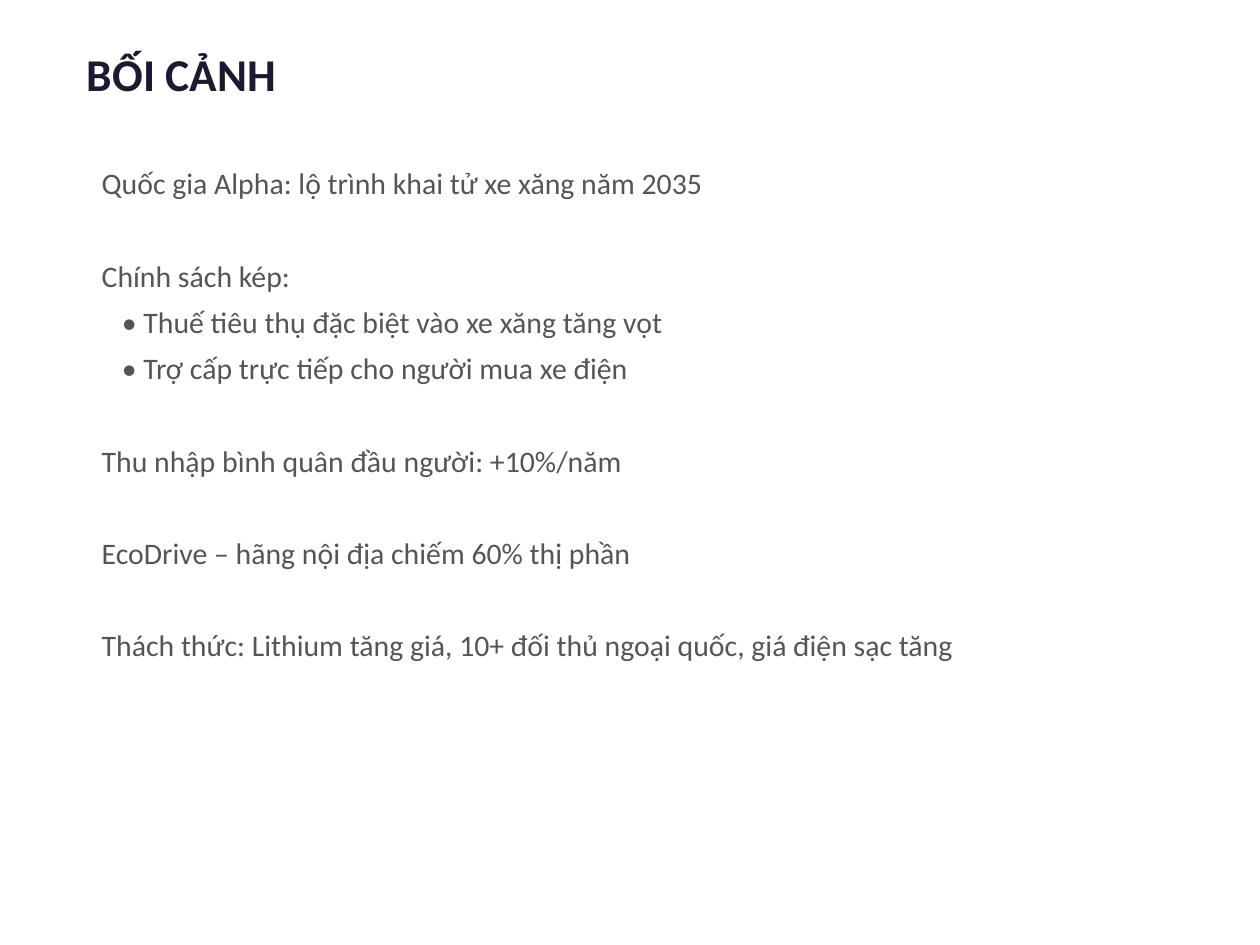
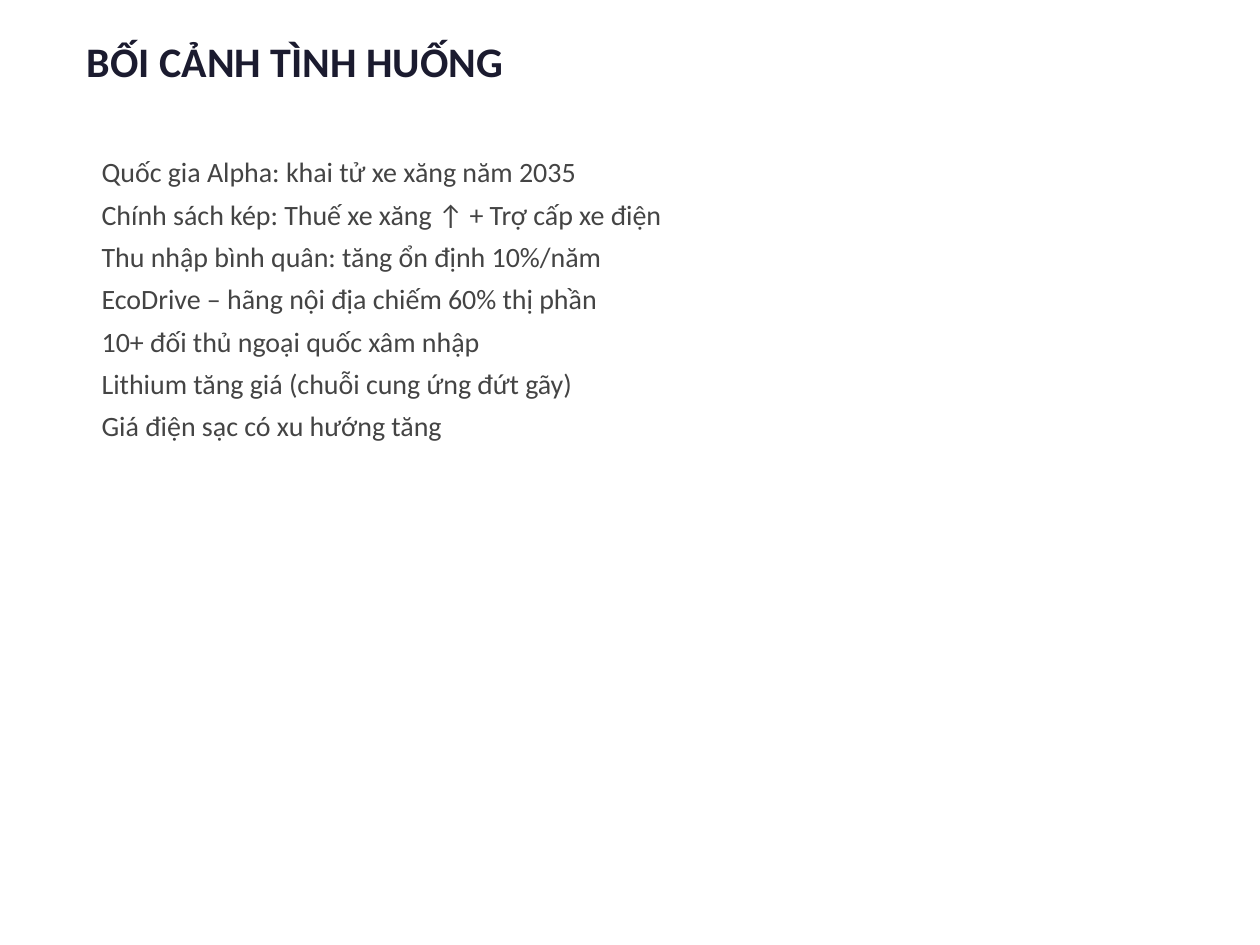
Before and after one commit to nhandanhhuynh/MBA-Knowledge-Vault, a slide deck: slide 2 of 01_Courses/01_Active/00_BSKT/00_Kinh Te Vi Mo/07_AI-Workspace/Outputs/Xe-dien-Alpha-Trinh-bay.pptx. Drawn at 1260x945 pixels with LibreOffice and Linux fonts; fonts in the diff are those of the drawing. Boxes give left, top, right and bottom in pixels: in the first picture for what was removed or moved away, otherwise in the second. Text is boxed around its words. In the diff, an @@ line names an element or a change of style, - is before the commit and + after.

```diff
--- a/01_Courses/01_Active/00_BSKT/00_Kinh Te Vi Mo/07_AI-Workspace/Outputs/Xe-dien-Alpha-Trinh-bay.pptx
+++ b/01_Courses/01_Active/00_BSKT/00_Kinh Te Vi Mo/07_AI-Workspace/Outputs/Xe-dien-Alpha-Trinh-bay.pptx
@@ text at [87,43,503,78]: text changed; size 26 to 24 pt @@
-BỐI CẢNH
+BỐI CẢNH TÌNH HUỐNG
@@ text "Quốc gia Alpha: khai tử ...": place and size @@
-text "Quốc gia Alpha: khai tử ..." at [102,171,953,661]
+text "Quốc gia Alpha: khai tử ..." at [102,161,661,441]
@@ text at [102,161,661,272]: text changed; size 17 to 16 pt; text colour #555555 to #444444 @@
-Quốc gia Alpha: lộ trình khai tử xe xăng năm 2035
-Chính sách kép:
-• Thuế tiêu thụ đặc biệt vào xe xăng tăng vọt
-• Trợ cấp trực tiếp cho người mua xe điện
-Thu nhập bình quân đầu người: +10%/năm
+Quốc gia Alpha: khai tử xe xăng năm 2035
+Chính sách kép: Thuế xe xăng ↑ + Trợ cấp xe điện
+Thu nhập bình quân: tăng ổn định 10%/năm
@@ text at [102,288,596,314]: size 17 to 16 pt, text colour #555555 to #444444 in "EcoDrive – hãng nội địa chiếm 60% ..."; less space between paragraphs @@
@@ text at [102,331,572,441]: text changed; size 17 to 16 pt; text colour #555555 to #444444 @@
-Thách thức: Lithium tăng giá, 10+ đối thủ ngoại quốc, giá điện sạc tăng
+10+ đối thủ ngoại quốc xâm nhập
+Lithium tăng giá (chuỗi cung ứng đứt gãy)
+Giá điện sạc có xu hướng tăng
```
Also in this commit, not shown: 10 other slides changed, 7 slides added, 7 slides removed, 12 other files.
